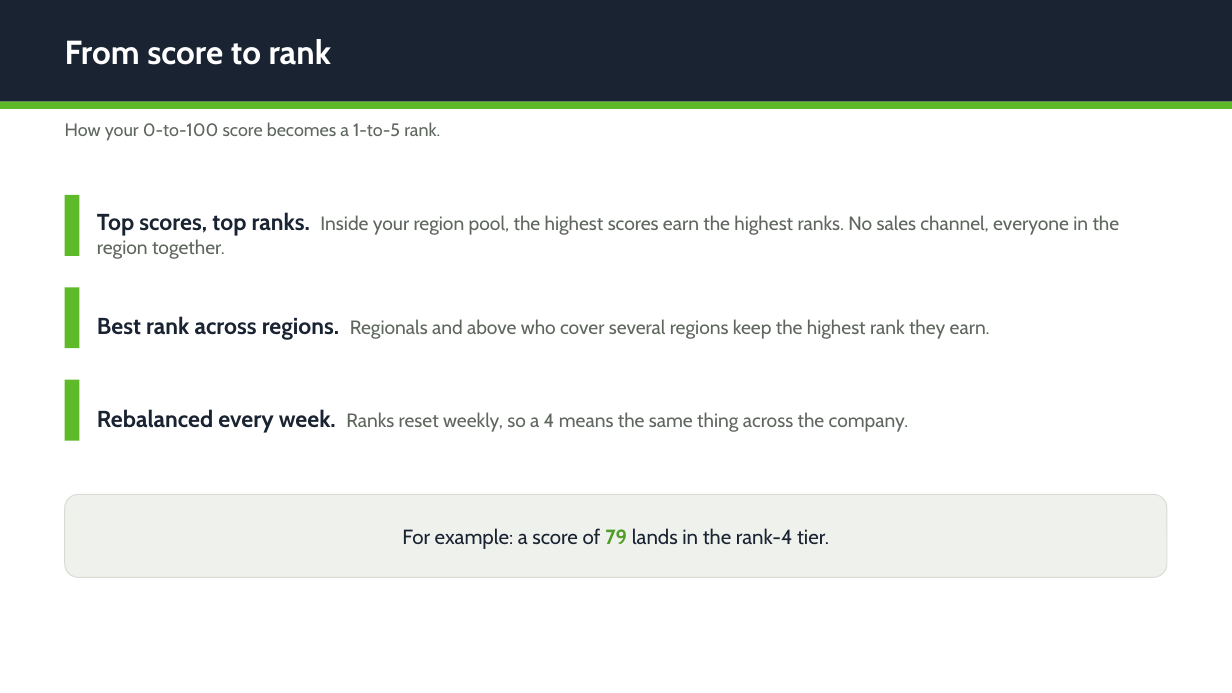
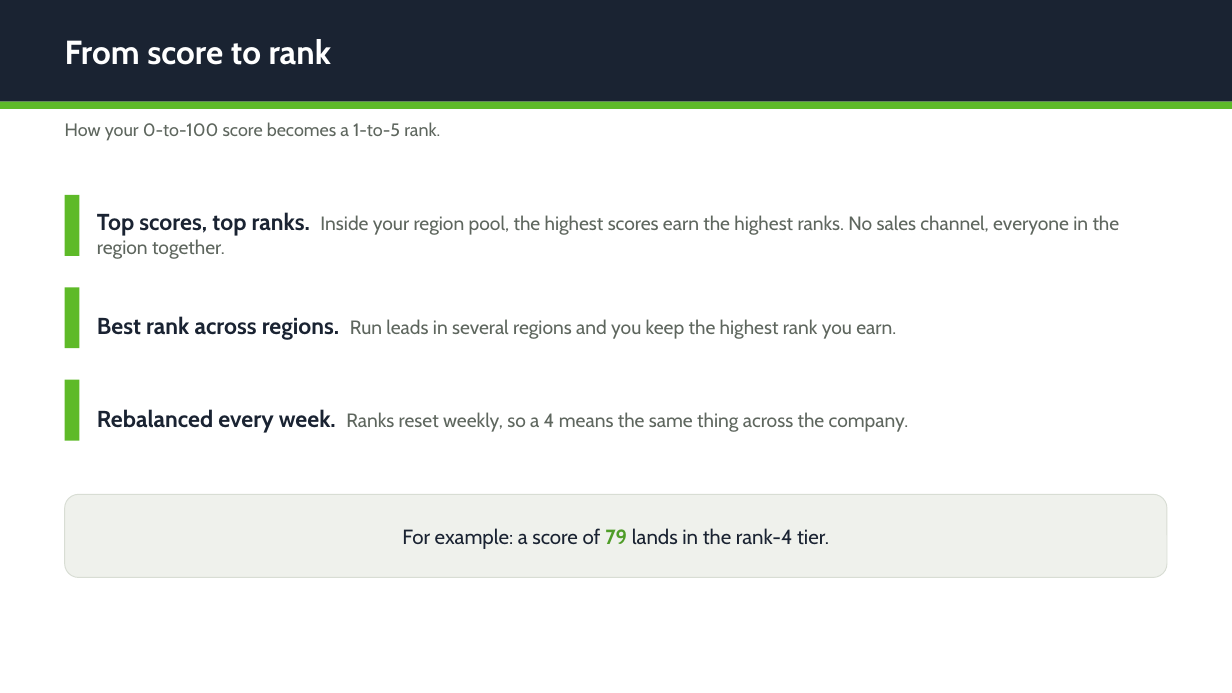
Before and after one commit to dpenn1000/SalesResourcePage, a slide deck: slide 11 of management/viper-ranking-overview.pptx. Drawn at 1232x693 pixels with LibreOffice and Linux fonts; fonts in the diff are those of the drawing. Boxes give left, top, right and bottom in pixels: in the first picture for what was removed or moved away, otherwise in the second. Text is boxed around its words. In the diff, an @@ line names an element or a change of style, - is before the commit and + after.

```diff
--- a/management/viper-ranking-overview.pptx
+++ b/management/viper-ranking-overview.pptx
@@ text at (97, 316, 896, 340): text changed @@
-Best rank across regions. Regionals and above who cover several regions keep the highest rank they earn.
+Best rank across regions. Run leads in several regions and you keep the highest rank you earn.
```
Also in this commit, not shown: 1 other file.
